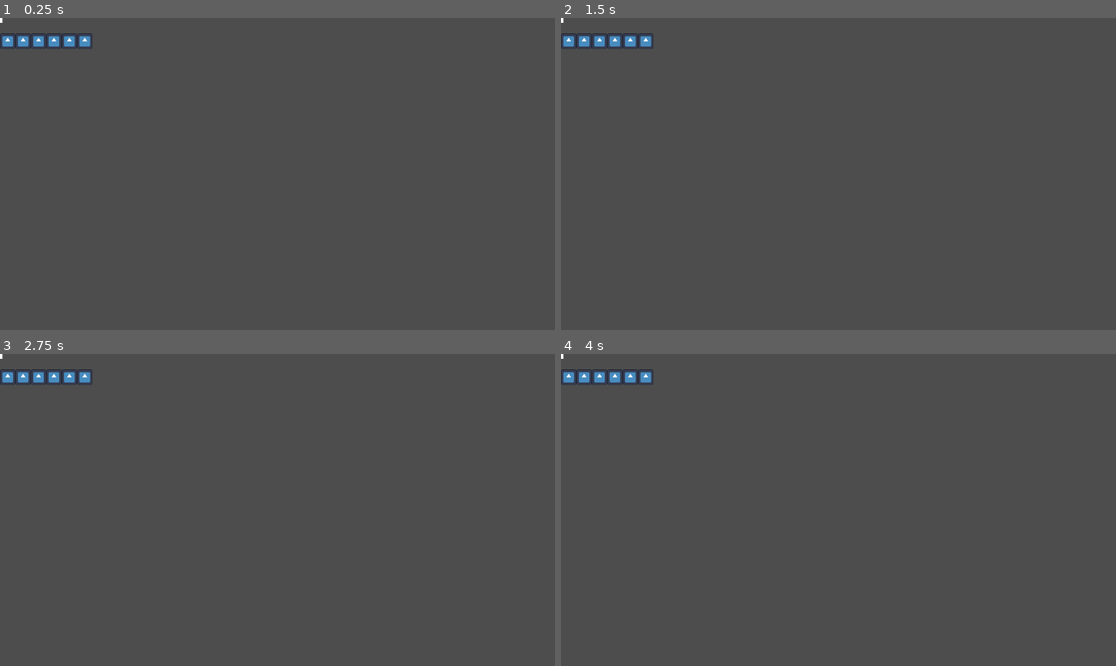
Above: before the commit, frames 1-4 (two rows, left to right).
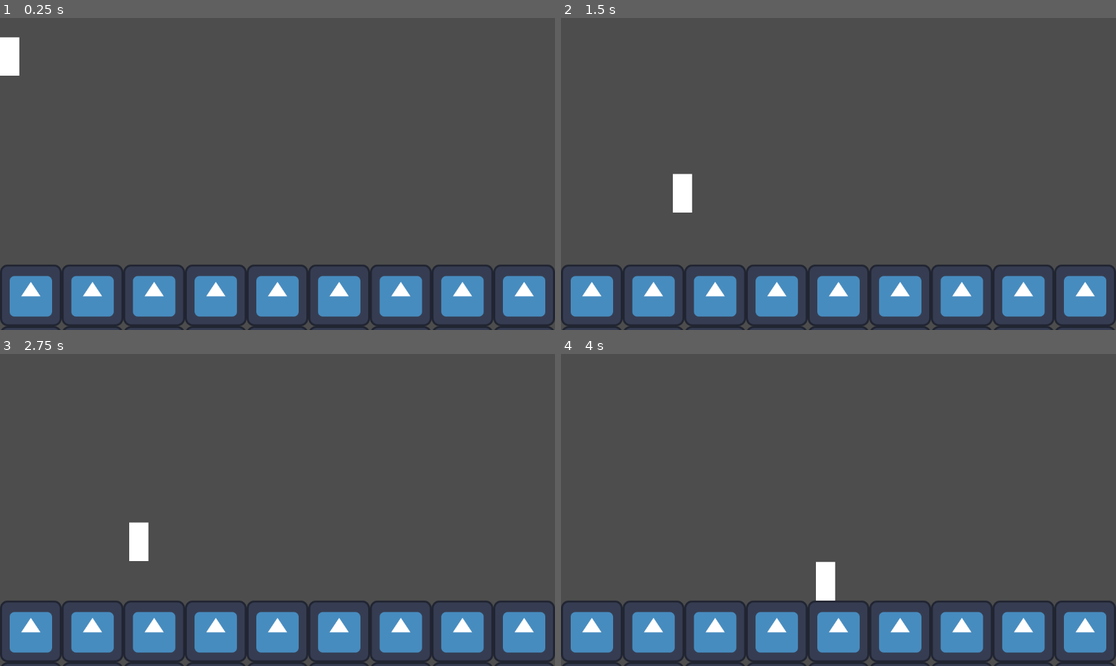
Above: after the commit, the same moments.

Repository: kryscw/Superhero-Project-X
Game: Godot game, scene res://Scenes/player.tscn
The game is run twice, just before and just after one commit, with the same random seed, the same clock (stepped at 60 frames per second) and the same inputs. Before the commit the project has no main scene; this scene is started directly in both runs. The engine's default icon, where the game draws it, is replaced by a stand-in: a white triangle on a blue panel in a dark square.
Inputs:
- Up to frame 1 (0.25 s): no input
- Up to frame 2 (1.5 s): hold D (right, bound only after the commit) from 0.53 s (still down); tap Space (jump, bound only after the commit) at 0.6, 0.77, 1.07, 1.35 s
- Up to frame 3 (2.75 s): tap Space (jump, bound only after the commit) at 1.52, 1.82, 2.1 s; release D (right, bound only after the commit) at 2.03 s; hold A (left, bound only after the commit) from 2.03 s (still down)
- Up to frame 4 (4 s): release A (left, bound only after the commit) at 2.78 s; hold D (right, bound only after the commit) from 2.78 s (still down); tap Space (jump, bound only after the commit) at 2.85, 3.02, 3.32, 3.6, 3.77 s

The runs differ from the first frame. In frame 1, 13% of the frame differs, in the area x 0-100%, y 0-100%; in frame 2, 13%; in frame 3, 13%; in frame 4, 13%.

Commit message:
Tilemap and movement

Diff:
--- a/Scenes/player.gd
+++ b/Scenes/player.gd
@@ -1 +1,43 @@
 extends CharacterBody2D
+
+const ACCELERATION: float = 50.0
+const FRICTION: float = 25.0
+const GRAVITY: float = 20.0
+var currentSpeed: float = 300.0
+
+@export var jumpHeight : float = 50.0
+@export var jumpTimeToPeak : float = 0.2
+@export var jumpTimeToDescent : float = 0.1
+@onready var jumpVelocity: float = ((2.0 * jumpHeight) / jumpTimeToPeak) * -1
+
+
+func _physics_process(delta: float) -> void:
+
+	var input_dir : Vector2 = getInput()
+
+	calcJump()
+
+	if input_dir != Vector2.ZERO:
+		addAcceleration(input_dir)
+	else:
+		addFriction()
+
+	move_and_slide()
+
+func calcJump():
+	if Input.is_action_just_pressed("jump") && is_on_floor():
+		velocity.y = jumpVelocity
+		#$jump.play()
+	else:
+		velocity.y += GRAVITY
+
+func getInput() -> Vector2:
+	return Vector2(Input.get_axis("left", "right"), 0.0).normalized()
+
+## Apply acceleration to body.
+func addAcceleration(dir) -> void:
+	velocity.x = velocity.move_toward(currentSpeed * dir, ACCELERATION).x
+
+## Apply friction to body.
+func addFriction() -> void:
+	velocity.x = velocity.move_toward(Vector2.ZERO, FRICTION).x
--- a/Scenes/player.tscn
+++ b/Scenes/player.tscn
@@ -4,7 +4,7 @@
 [ext_resource type="Texture2D" uid="uid://b2paleomga2u8" path="res://icon.svg" id="2_cvnsp"]
 
 [sub_resource type="RectangleShape2D" id="RectangleShape2D_f60y1"]
-size = Vector2(10, 20)
+size = Vector2(40, 80)
 
 [sub_resource type="TileSetAtlasSource" id="TileSetAtlasSource_cvnsp"]
 texture = ExtResource("2_cvnsp")
@@ -31,18 +31,16 @@
 anchor_top = 0.5
 anchor_right = 0.5
 anchor_bottom = 0.5
-offset_left = -5.0
-offset_top = -10.0
-offset_right = 5.0
-offset_bottom = 10.0
+offset_right = 40.0
+offset_bottom = 80.0
 grow_horizontal = 2
 grow_vertical = 2
 
 [node name="CollisionShape2D" type="CollisionShape2D" parent="CharacterBody2D" unique_id=1563514273]
+position = Vector2(20, 40)
 shape = SubResource("RectangleShape2D_f60y1")
 
 [node name="TileMap" type="TileMap" parent="." unique_id=866165645]
-scale = Vector2(0.25, 0.25)
 tile_set = SubResource("TileSet_vgqql")
 format = 2
-layer_0/tile_data = PackedInt32Array(65536, 3, 0, 65537, 3, 0, 65538, 3, 0, 65539, 3, 0, 65540, 3, 0, 65541, 3, 0, 131071, 3, 0, 131070, 3, 0)
+layer_0/tile_data = PackedInt32Array(327680, 3, 0, 327681, 3, 0, 327682, 3, 0, 327683, 3, 0, 327684, 3, 0, 327685, 3, 0, 327686, 3, 0, 262150, 3, 0, 262151, 3, 0, 262152, 3, 0, 262153, 3, 0, 327689, 3, 0, 327688, 3, 0, 262149, 3, 0, 262148, 3, 0, 262147, 3, 0, 262146, 3, 0, 262145, 3, 0, 262144, 3, 0, 327687, 3, 0)
--- a/project.godot
+++ b/project.godot
@@ -11,8 +11,27 @@
 [application]
 
 config/name="SuperheroProjectX"
+run/main_scene="uid://dht3s2whll8jk"
 config/features=PackedStringArray("4.6", "Forward Plus")
 config/icon="res://icon.svg"
+
+[input]
+
+jump={
+"deadzone": 0.2,
+"events": [Object(InputEventKey,"resource_local_to_scene":false,"resource_name":"","device":-1,"window_id":0,"alt_pressed":false,"shift_pressed":false,"ctrl_pressed":false,"meta_pressed":false,"pressed":false,"keycode":0,"physical_keycode":32,"key_label":0,"unicode":32,"location":0,"echo":false,"script":null)
+]
+}
+left={
+"deadzone": 0.2,
+"events": [Object(InputEventKey,"resource_local_to_scene":false,"resource_name":"","device":-1,"window_id":0,"alt_pressed":false,"shift_pressed":false,"ctrl_pressed":false,"meta_pressed":false,"pressed":false,"keycode":0,"physical_keycode":65,"key_label":0,"unicode":97,"location":0,"echo":false,"script":null)
+]
+}
+right={
+"deadzone": 0.2,
+"events": [Object(InputEventKey,"resource_local_to_scene":false,"resource_name":"","device":-1,"window_id":0,"alt_pressed":false,"shift_pressed":false,"ctrl_pressed":false,"meta_pressed":false,"pressed":false,"keycode":0,"physical_keycode":68,"key_label":0,"unicode":100,"location":0,"echo":false,"script":null)
+]
+}
 
 [physics]
 
Not shown, changed: .DS_Store
Not shown, added: Scenes/.DS_Store
